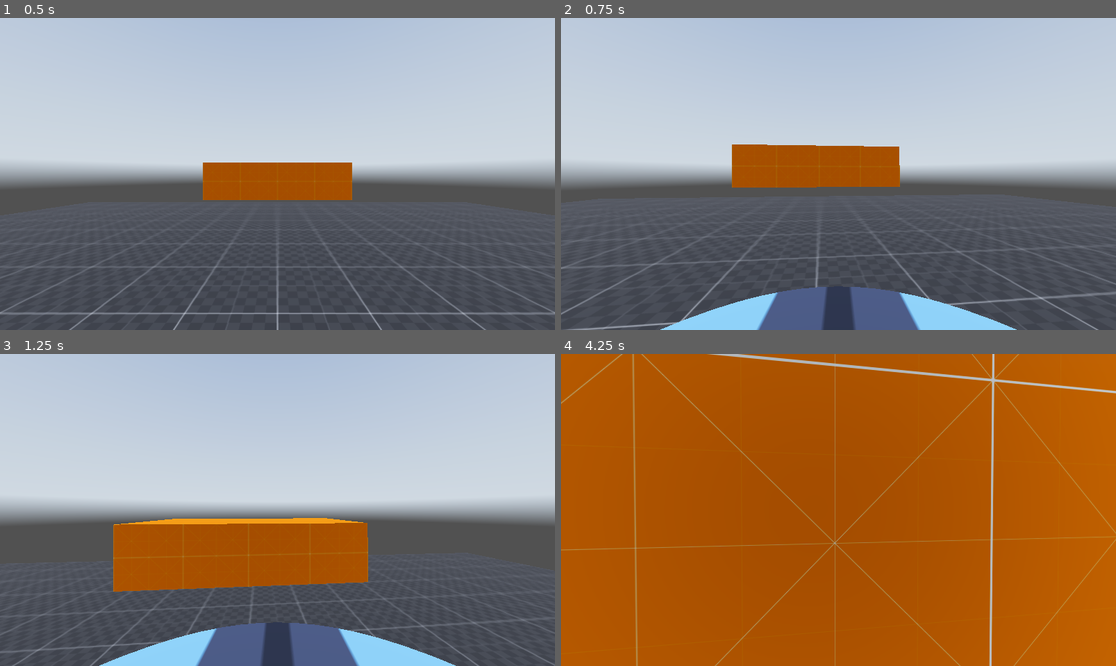
Above: before the commit, frames 1-4 (two rows, left to right).
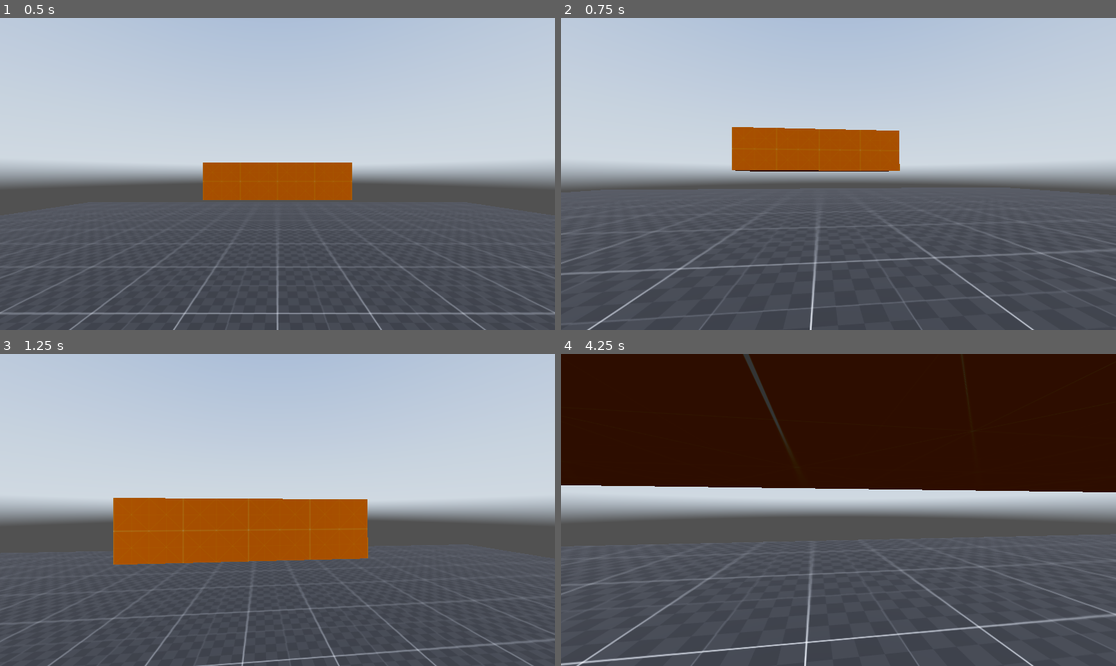
Above: after the commit, the same moments.

Repository: brubster/wolfspider
Game: Godot game, scene res://prototype.tscn
Two runs of this game, one before a commit and one after it. Both use one fixed random seed, a clock stepped at 60 frames per second and the inputs below. The engine's default icon, where the game draws it, is replaced by a stand-in: a white triangle on a blue panel in a dark square. A sky picture missing from this copy of the repository is replaced by a grey-blue gradient.
Inputs (mouse positions are in pixels of both pictures, inside the frame that each line leads up to):
- Up to frame 1 (0.5 s): no input
- Up to frame 2 (0.75 s): tap Enter at 0.5 s; move the mouse to (866, 174) at 0.52 s; hold W (move_forward) from 0.53 s (still down); hold C (crouch) from 0.53 s (still down)
- Up to frame 3 (1.25 s): keep holding W (move_forward); keep holding C (crouch); tap Space (jump) at 0.77 s
- Up to frame 4 (4.25 s): keep holding W (move_forward); move the mouse to (810, 510) at 1.27 s; release C (crouch) at 1.28 s; tap C (crouch) at 1.35, 2.3, 2.85 s; tap Space (jump) at 1.52, 2.75, 3.02, 3.77 s; move the mouse to (849, 503) at 2.02 s; hold Shift (sprint) 2.03-2.78 s; move the mouse to (832, 516) at 2.77 s; move the mouse to (877, 513) at 3.52 s; hold C (crouch) from 3.53 s (still down)

Frame 1 is identical in both runs. In frame 2, 11% of the frame differs, in the area x 0-100%, y 34-100%; in frame 3, 14%; in frame 4, 100%, in the area x 0-100%, y 0-100%.

Commit message:
Implement air and ground crouching (not uncrouching...) using AnimationPlayer

Diff:
--- a/src/player/player.gd
+++ b/src/player/player.gd
@@ -76,14 +76,27 @@
 		_mouse_look(event as InputEventMouseMotion)
 
 
+var crouched_air: bool
+var crouched_ground: bool
 func _physics_process(delta: float) -> void:
 	_process_input()
 
-	if _wish_crouch:
-		crouch(delta)
-	#elif _is_crouched:
-	else:  # TODO: should only be called when ACTUALLY crouched, but this is needed to prevent partially crouching and not uncrouching automatically (due to the scuffed crouch() function)
-		try_uncrouch(delta)
+	if _wish_crouch and not (crouched_ground or crouched_air):
+		#crouch(delta)
+		if is_on_floor():
+			$CrouchAnimationPlayer.play(&"crouch_ground")
+			crouched_ground = true
+		else:
+			$CrouchAnimationPlayer.play(&"crouch_air")
+			crouched_air = true
+	elif not _wish_crouch and not uncrouch_shapecast.is_colliding():  # TODO: should only be called when ACTUALLY crouched, but this is needed to prevent partially crouching and not uncrouching automatically (due to the scuffed crouch() function)
+		#try_uncrouch(delta)
+		if crouched_ground:
+			$CrouchAnimationPlayer.play_backwards(&"crouch_ground")
+			crouched_ground = false
+		elif crouched_air:
+			$CrouchAnimationPlayer.play_backwards(&"crouch_air")
+			crouched_air = false
 
 	_process_movement(delta)
 
--- a/src/player/player.tscn
+++ b/src/player/player.tscn
@@ -16,7 +16,121 @@
 height = 1.6
 
 [sub_resource type="CylinderShape3D" id="CylinderShape3D_g1dw6"]
-height = 0.4
+height = 0.8
+
+[sub_resource type="Animation" id="Animation_g1dw6"]
+resource_name = "crouch_ground"
+length = 0.1
+tracks/0/type = "value"
+tracks/0/imported = false
+tracks/0/enabled = true
+tracks/0/path = NodePath("Collider:shape:height")
+tracks/0/interp = 1
+tracks/0/loop_wrap = true
+tracks/0/keys = {
+"times": PackedFloat32Array(0, 0.1),
+"transitions": PackedFloat32Array(1, 1),
+"update": 0,
+"values": [1.6, 0.8]
+}
+tracks/1/type = "value"
+tracks/1/imported = false
+tracks/1/enabled = true
+tracks/1/path = NodePath("Collider:position")
+tracks/1/interp = 1
+tracks/1/loop_wrap = true
+tracks/1/keys = {
+"times": PackedFloat32Array(0, 0.1),
+"transitions": PackedFloat32Array(1, 1),
+"update": 0,
+"values": [Vector3(0, 0.8, 0), Vector3(0, 0.4, 0)]
+}
+tracks/2/type = "value"
+tracks/2/imported = false
+tracks/2/enabled = true
+tracks/2/path = NodePath("CameraPosition:position")
+tracks/2/interp = 1
+tracks/2/loop_wrap = true
+tracks/2/keys = {
+"times": PackedFloat32Array(0, 0.1),
+"transitions": PackedFloat32Array(1, 1),
+"update": 0,
+"values": [Vector3(0, 1.5, 0), Vector3(0, 0.7, 0)]
+}
+
+[sub_resource type="Animation" id="Animation_yw30f"]
+length = 0.001
+tracks/0/type = "value"
+tracks/0/imported = false
+tracks/0/enabled = true
+tracks/0/path = NodePath("Collider:shape:height")
+tracks/0/interp = 1
+tracks/0/loop_wrap = true
+tracks/0/keys = {
+"times": PackedFloat32Array(0),
+"transitions": PackedFloat32Array(1),
+"update": 0,
+"values": [1.6]
+}
+tracks/1/type = "value"
+tracks/1/imported = false
+tracks/1/enabled = true
+tracks/1/path = NodePath("Collider:position")
+tracks/1/interp = 1
+tracks/1/loop_wrap = true
+tracks/1/keys = {
+"times": PackedFloat32Array(0),
+"transitions": PackedFloat32Array(1),
+"update": 0,
+"values": [Vector3(0, 0.8, 0)]
+}
+tracks/2/type = "value"
+tracks/2/imported = false
+tracks/2/enabled = true
+tracks/2/path = NodePath("CameraPosition:position")
+tracks/2/interp = 1
+tracks/2/loop_wrap = true
+tracks/2/keys = {
+"times": PackedFloat32Array(0),
+"transitions": PackedFloat32Array(1),
+"update": 0,
+"values": [Vector3(0, 1.5, 0)]
+}
+
+[sub_resource type="Animation" id="Animation_qjkh3"]
+resource_name = "crouch_air"
+length = 0.1
+tracks/0/type = "value"
+tracks/0/imported = false
+tracks/0/enabled = true
+tracks/0/path = NodePath("Collider:shape:height")
+tracks/0/interp = 1
+tracks/0/loop_wrap = true
+tracks/0/keys = {
+"times": PackedFloat32Array(0, 0.1),
+"transitions": PackedFloat32Array(1, 1),
+"update": 0,
+"values": [1.6, 0.8]
+}
+tracks/1/type = "value"
+tracks/1/imported = false
+tracks/1/enabled = true
+tracks/1/path = NodePath("Collider:position")
+tracks/1/interp = 1
+tracks/1/loop_wrap = true
+tracks/1/keys = {
+"times": PackedFloat32Array(0, 0.1),
+"transitions": PackedFloat32Array(1, 1),
+"update": 0,
+"values": [Vector3(0, 0.8, 0), Vector3(0, 1.2, 0)]
+}
+
+[sub_resource type="AnimationLibrary" id="AnimationLibrary_yw30f"]
+_data = {
+&"RESET": SubResource("Animation_yw30f"),
+&"crouch_air": SubResource("Animation_qjkh3"),
+&"crouch_ground": SubResource("Animation_g1dw6")
+}
 
 [node name="Player" type="CharacterBody3D"]
 script = ExtResource("1_oul6g")
@@ -28,6 +142,7 @@
 
 [node name="Mesh" type="MeshInstance3D" parent="."]
 transform = Transform3D(1, 0, 0, 0, 1, 0, 0, 0, 1, 0, 0.8, 0)
+visible = false
 layers = 2
 mesh = SubResource("CylinderMesh_rkbax")
 
@@ -44,6 +159,11 @@
 follow_target = NodePath("..")
 
 [node name="UncrouchShapecast" type="ShapeCast3D" parent="."]
-transform = Transform3D(1, 0, 0, 0, -1, 8.74228e-08, 0, -8.74228e-08, -1, 0, 1, 0)
+transform = Transform3D(1, 0, 0, 0, -1, 8.74228e-08, 0, -8.74228e-08, -1, 0, 0.8, 0)
 shape = SubResource("CylinderShape3D_g1dw6")
 target_position = Vector3(0, -0.4, 0)
+
+[node name="CrouchAnimationPlayer" type="AnimationPlayer" parent="."]
+libraries = {
+&"": SubResource("AnimationLibrary_yw30f")
+}
Not shown: 1 places in src/player/player.tscn that only renumber resources
